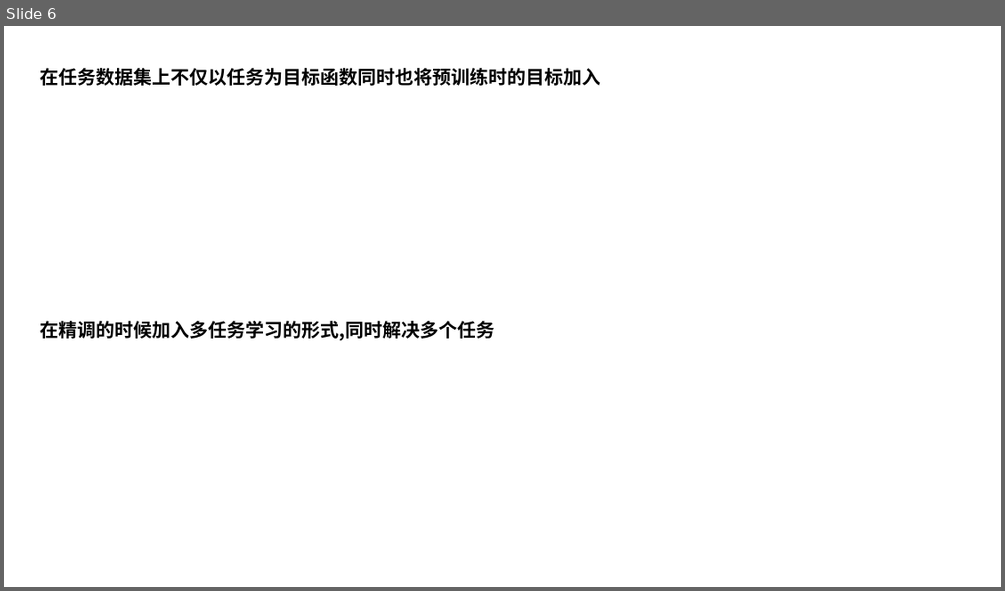
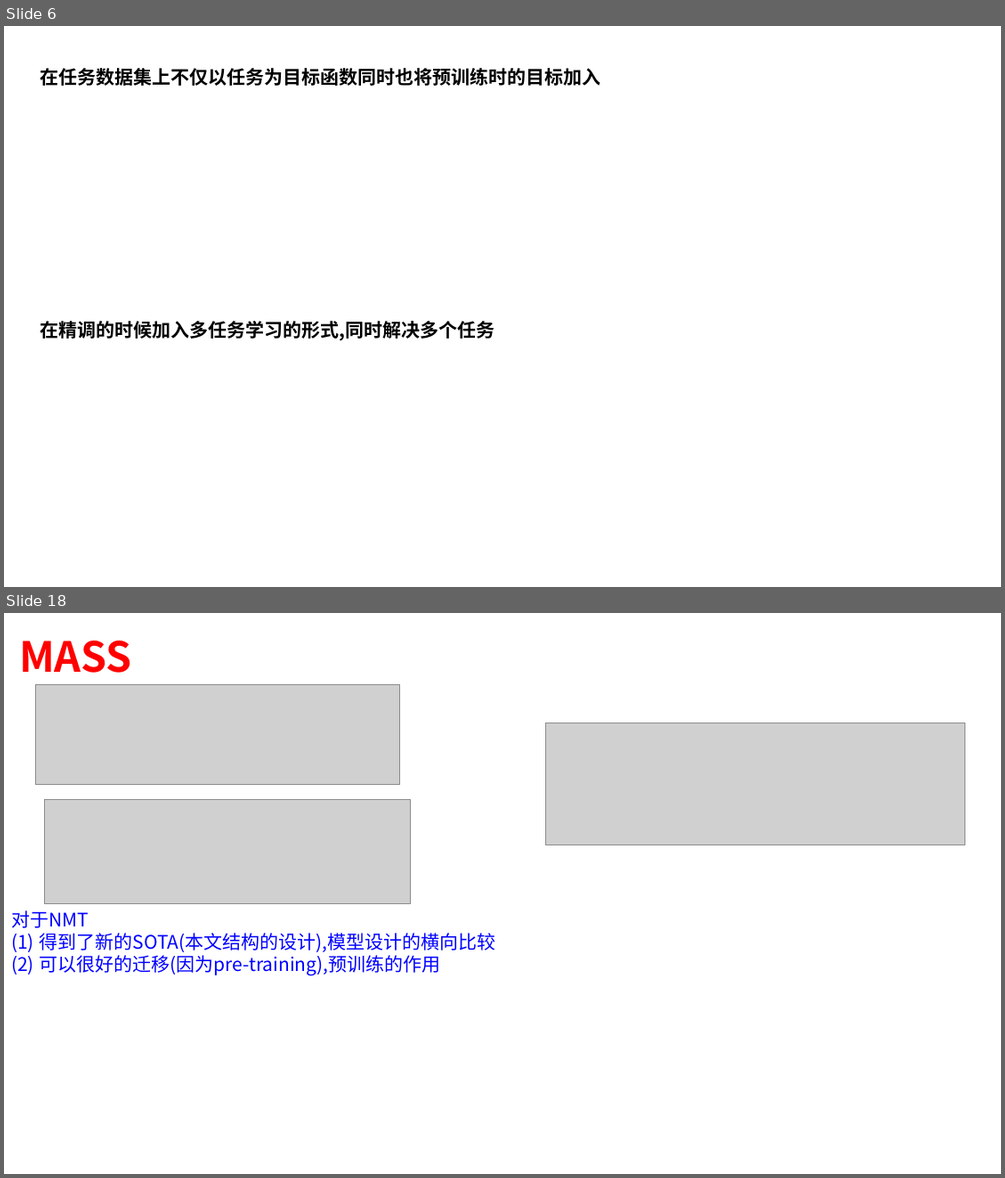
Before and after one commit to xiaojkql/Interview-Prepare, a slide deck: 预训练模型/summary.pptx. Shown one above the other, each under a label of ours: slide 6 before the commit, slides 6 and 18 after it; the slides between them are not shown. The pictures are 1005x591 and 1005x1178 pixels, drawn with LibreOffice and Linux fonts; fonts in the diff are those of the drawing; grey boxes stand for pictures. Boxes give left, top, right and bottom in pixels: in the first picture for what was removed or moved away, otherwise in the second. Text is boxed around its words. In the diff, an @@ line names an element or a change of style, - is before the commit and + after.

```diff
--- a/预训练模型/summary.pptx
+++ b/预训练模型/summary.pptx
@@ slide 18 added at (4,613,1001,1174), background #FFFFFF @@
@@ text added at (19,641,132,673), 40 pt, text #FF0000, bold @@
+MASS
@@ picture added at (35,685,399,785) @@
@@ picture added at (546,723,965,845) @@
@@ picture added at (44,800,410,904) @@
@@ text added at (11,910,496,975), 18 pt, text #0000FF @@
+对于NMT
+(1) 得到了新的SOTA(本文结构的设计),模型设计的横向比较
+(2) 可以很好的迁移(因为pre-training),预训练的作用
```
Also in this commit, not shown: 1 slide changed, 17 other slides added, 1 slide removed.
